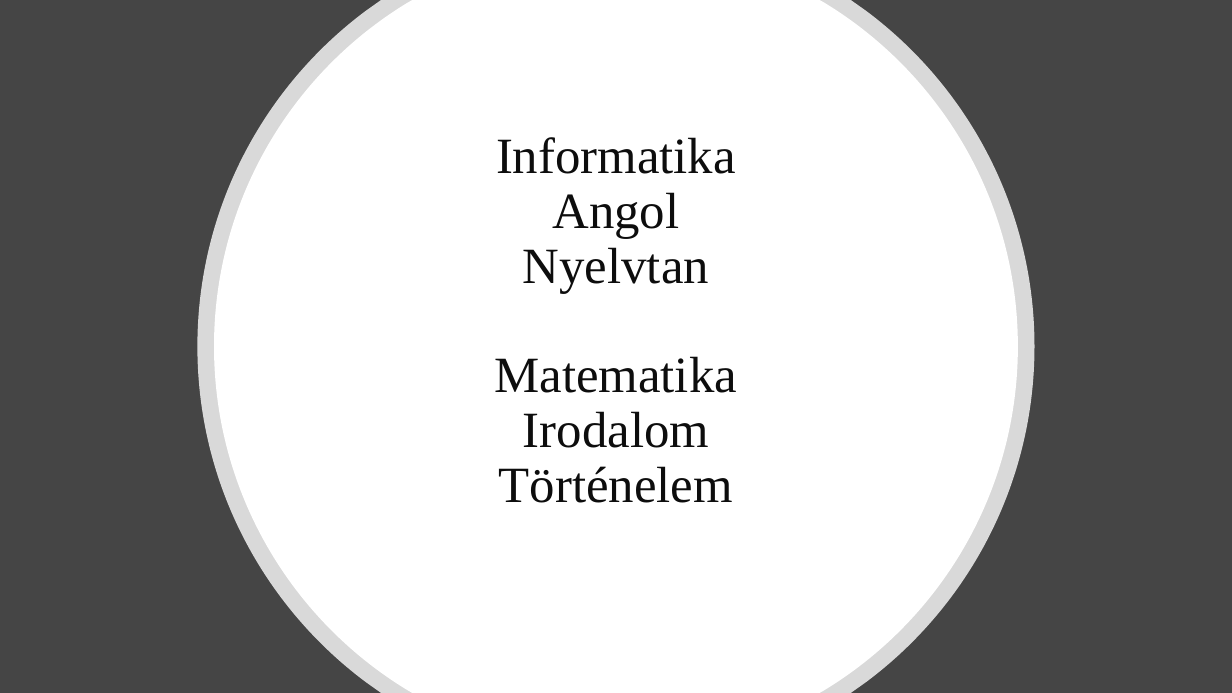
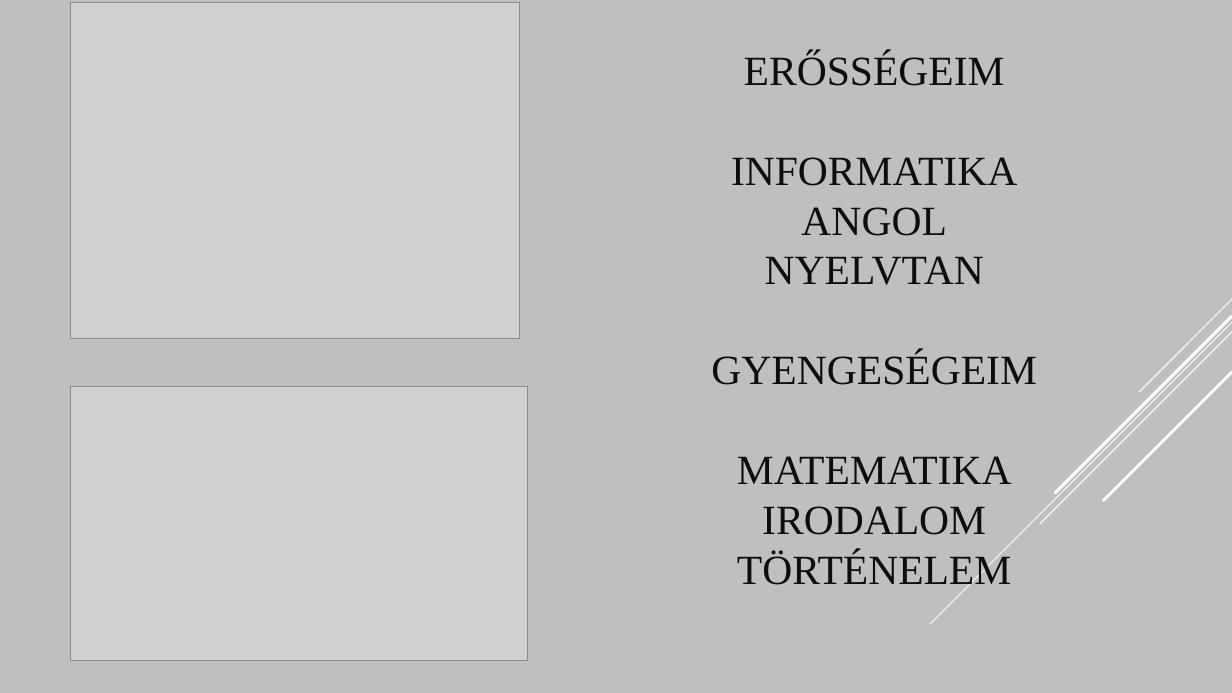
Before and after one commit to kizsi2019/202122_9d2, a slide deck: slide 5 of Balogh Ádám/Önéletrajz.pptx (slide 4 before the commit). Drawn at 1232x693 pixels with LibreOffice and Linux fonts; fonts in the diff are those of the drawing; grey boxes stand for pictures. Boxes give left, top, right and bottom in pixels: in the first picture for what was removed or moved away, otherwise in the second. Text is boxed around its words. In the diff, an @@ line names an element or a change of style, - is before the commit and + after.

```diff
--- a/Balogh Ádám/Önéletrajz.pptx
+++ b/Balogh Ádám/Önéletrajz.pptx
@@ background #454545 to #BFBFBF @@
@@ picture added at (x1=71, y1=3, x2=519, y2=339) @@
@@ freeform shape removed at (x1=198, y1=0, x2=1035, y2=693) @@
@@ freeform shape removed at (x1=214, y1=0, x2=1019, y2=693) @@
@@ title at (x1=711, y1=157, x2=1037, y2=592): text changed; size 39.6 to 32.4 pt @@
-Informatika
-Angol
-Nyelvtan
-Matematika
-Irodalom
-Történelem
+ERŐSSÉGEIM
+INFORMATIKA
+ANGOL
+NYELVTAN
+GYENGESÉGEIM
+MATEMATIKA
+IRODALOM
+TÖRTÉNELEM
@@ picture added at (x1=71, y1=387, x2=528, y2=661) @@
@@ group added at (x1=931, y1=299, x2=1232, y2=624): 5 lines @@
```
Also in this commit, not shown: 5 other slides changed, 2 slides added.
